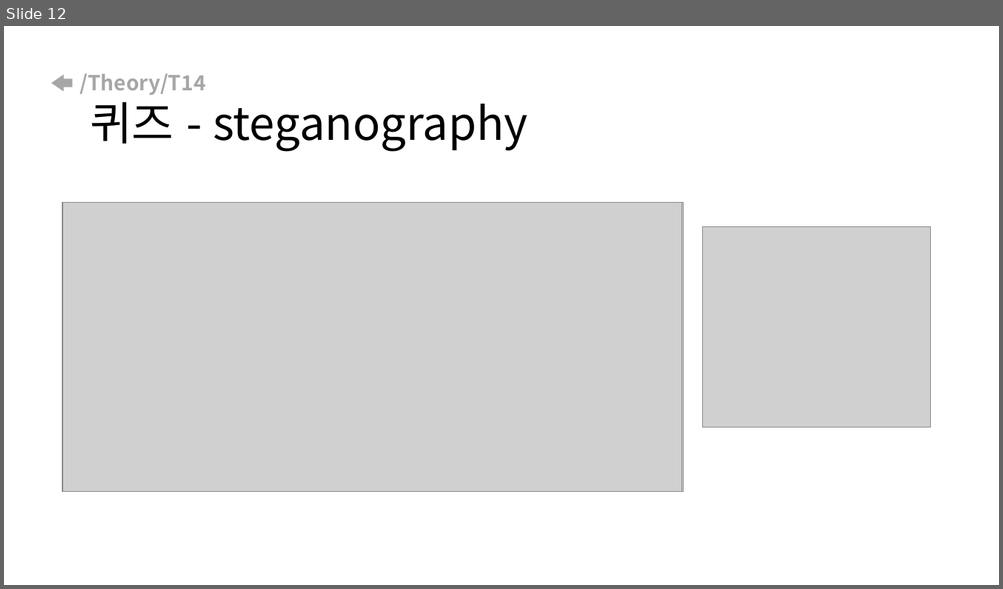
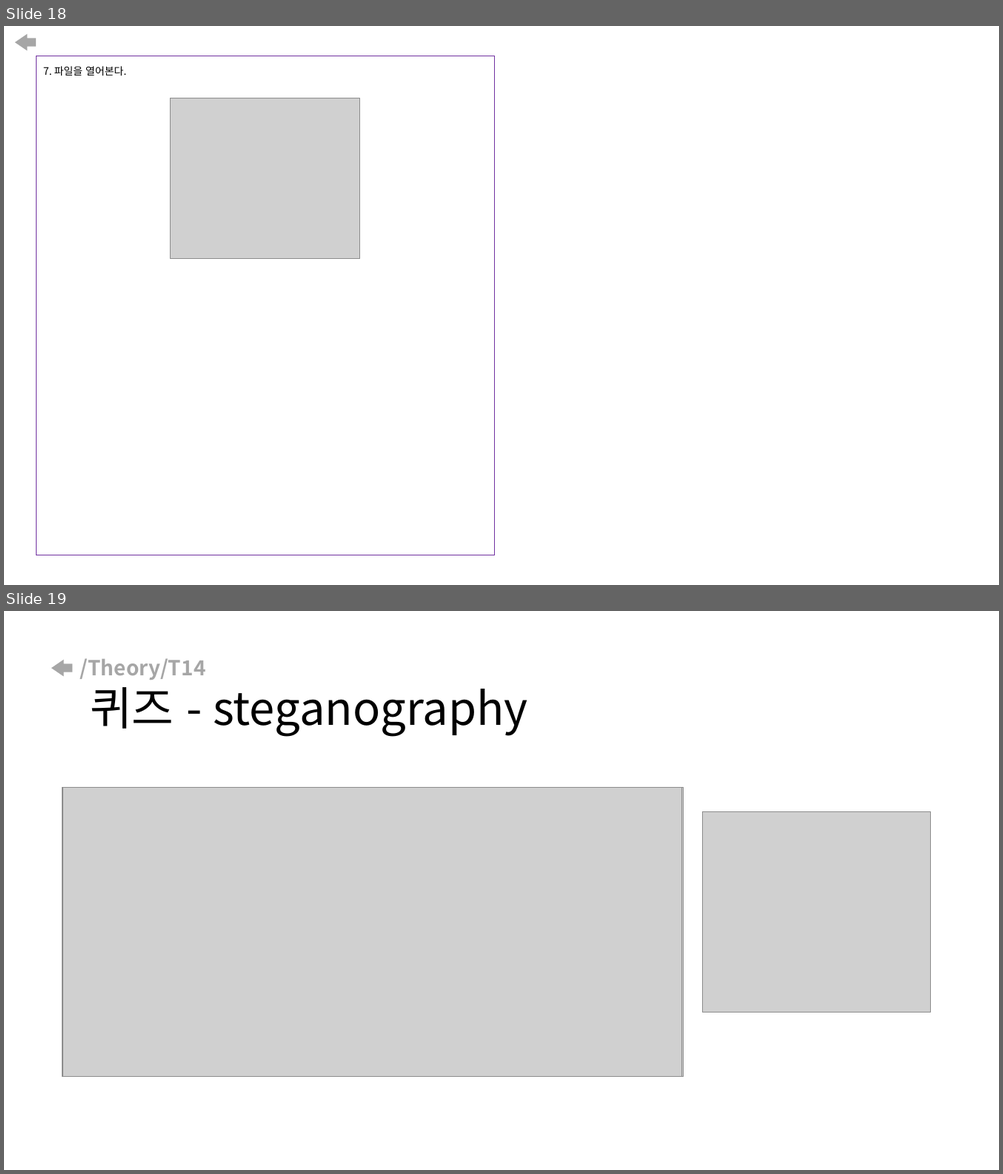
Before and after one commit to arizona95/CyberTraining, a slide deck: Lecture/Class_ppt/국방사이버보안_수업전_1강.pptx. Shown one above the other, each under a label of ours: slide 12 before the commit, slides 18 and 19 after it. The pictures are 1003x589 and 1003x1174 pixels, drawn with LibreOffice and Linux fonts; fonts in the diff are those of the drawing; grey boxes stand for pictures. Boxes give left, top, right and bottom in pixels: in the first picture for what was removed or moved away, otherwise in the second. Text is boxed around its words. In the diff, an @@ line names an element or a change of style, - is before the commit and + after.

```diff
--- a/Lecture/Class_ppt/국방사이버보안_수업전_1강.pptx
+++ b/Lecture/Class_ppt/국방사이버보안_수업전_1강.pptx
@@ slide 18 added at (4,26,999,585), background #FFFFFF @@
@@ right arrow added at (15,34,36,51), fill #A6A6A6 @@
@@ rectangle added at (36,56,494,555), outline #7030A0 0.75 pt, 10 pt, text #000000 @@
+7. 파일을 열어본다.
@@ picture added at (170,99,360,260) @@
@@ what was slide 12 is now slide 19 @@
```
Also in this commit, not shown: 6 other slides added, 4 other files.
